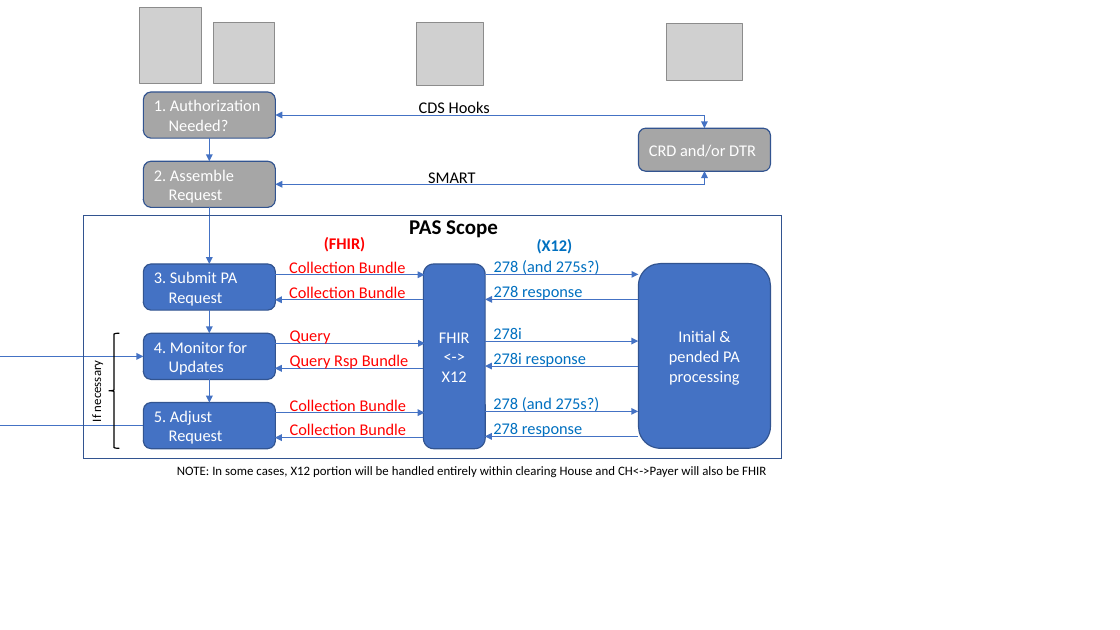
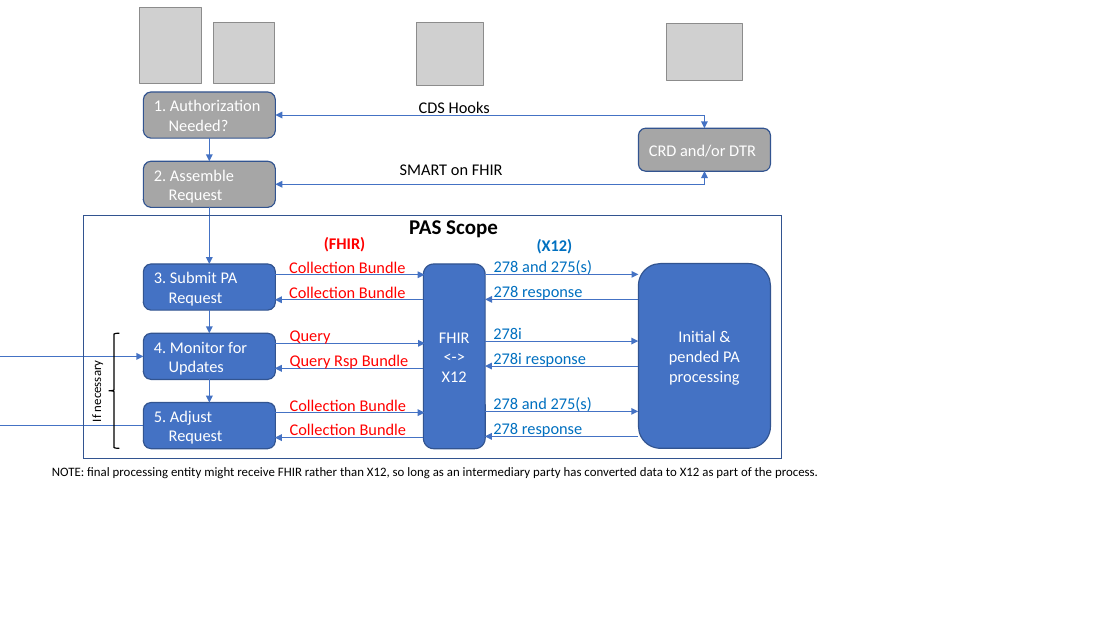
Before and after one commit to HL7/davinci-pas, a slide deck: slide 4 of images-source/drawings.pptx. Drawn at 1120x630 pixels with LibreOffice and Linux fonts; fonts in the diff are those of the drawing; grey boxes stand for pictures. Boxes give left, top, right and bottom in pixels: in the first picture for what was removed or moved away, otherwise in the second. Text is boxed around its words. In the diff, an @@ line names an element or a change of style, - is before the commit and + after.

```diff
--- a/images-source/drawings.pptx
+++ b/images-source/drawings.pptx
@@ text at (400, 164, 503, 175): text changed @@
-SMART
+SMART on FHIR
@@ text at (494, 260, 592, 275): text changed @@
-278 (and 275s?)
+278 and 275(s)
@@ text at (493, 397, 592, 412): text changed @@
-278 (and 275s?)
+278 and 275(s)
@@ text at (52, 467, 818, 479): text changed @@
-NOTE: In some cases, X12 portion will be handled entirely within clearing House and CH<->Payer will also be FHIR
+NOTE: final processing entity might receive FHIR rather than X12, so long as an intermediary party has converted data to X12 as part of the process.
```
Also in this commit, not shown: 2 other slides changed, 13 other files.
